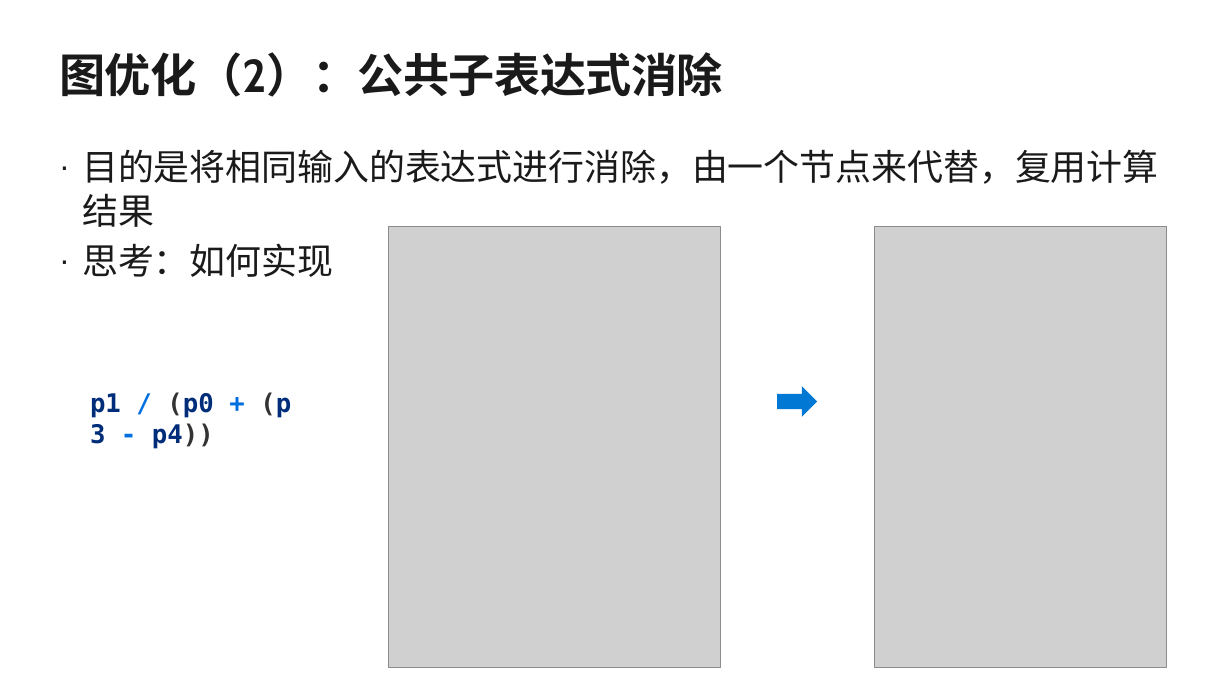
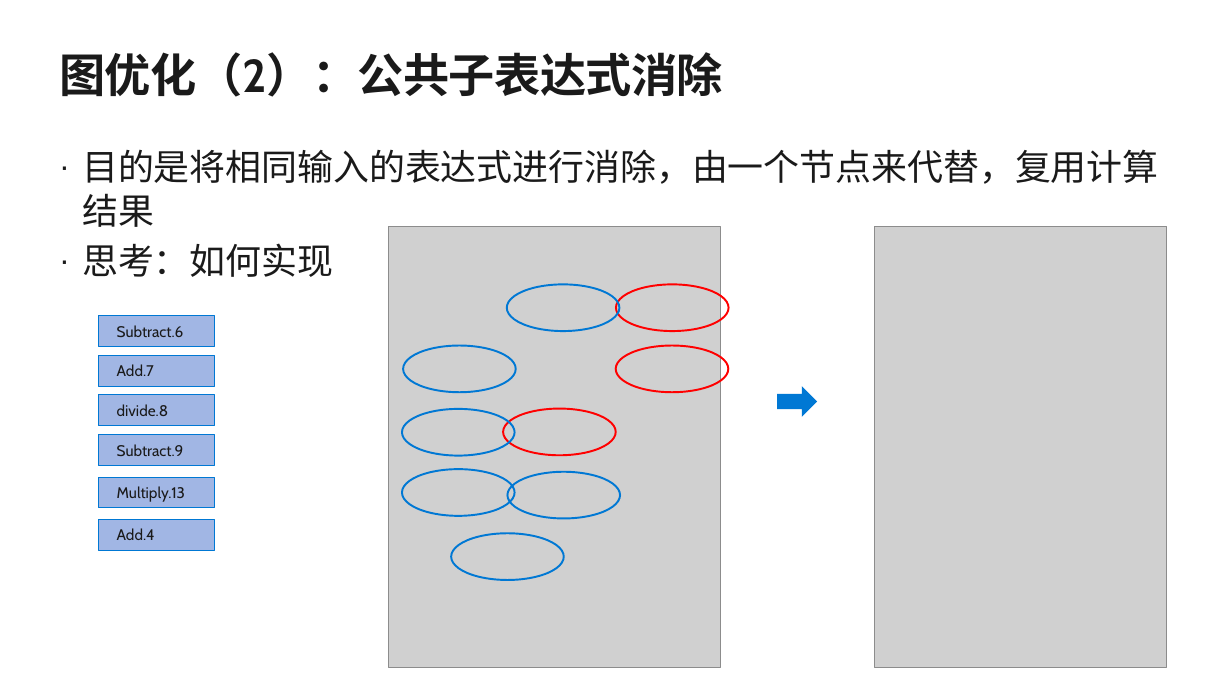
Before and after one commit to microsoft/AI-System, a slide deck: slide 11 of Lectures/AdvancedTopics/SystemforAI-9-Compilation and Optimization.ppsx (slide 10 before the commit). Drawn at 1232x693 pixels with LibreOffice and Linux fonts; fonts in the diff are those of the drawing; grey boxes stand for pictures; background and template pictures are left out. Boxes give left, top, right and bottom in pixels: in the first picture for what was removed or moved away, otherwise in the second. Text is boxed around its words. In the diff, an @@ line names an element or a change of style, - is before the commit and + after.

```diff
--- a/Lectures/AdvancedTopics/SystemforAI-9-Compilation and Optimization.ppsx
+++ b/Lectures/AdvancedTopics/SystemforAI-9-Compilation and Optimization.ppsx
@@ ellipse added at [507, 285, 620, 332], outline #0078D4 1.5 pt @@
@@ ellipse added at [616, 285, 729, 332], outline #FF0000 1.5 pt @@
@@ rectangle added at [98, 316, 214, 347], fill #A2B7E4, outline #0078D4 0.75 pt, 12 pt, text #1A1A1A @@
+Subtract.6
@@ rectangle added at [98, 356, 214, 386], fill #A2B7E4, outline #0078D4 0.75 pt, 12 pt, text #1A1A1A @@
+Add.7
@@ ellipse added at [403, 346, 516, 393], outline #0078D4 1.5 pt @@
@@ ellipse added at [616, 346, 728, 393], outline #FF0000 1.5 pt @@
@@ text removed at [90, 392, 214, 449] @@
-p1 / (p0 + (p3 - p4))
@@ rectangle added at [98, 395, 214, 425], fill #A2B7E4, outline #0078D4 0.75 pt, 12 pt, text #1A1A1A @@
+divide.8
@@ ellipse added at [402, 409, 515, 457], outline #0078D4 1.5 pt @@
@@ ellipse added at [504, 409, 616, 456], outline #FF0000 1.5 pt @@
@@ rectangle added at [98, 434, 214, 465], fill #A2B7E4, outline #0078D4 0.75 pt, 12 pt, text #1A1A1A @@
+Subtract.9
@@ rectangle added at [98, 477, 214, 507], fill #A2B7E4, outline #0078D4 0.75 pt, 12 pt, text #1A1A1A @@
+Multiply.13
@@ ellipse added at [402, 470, 515, 517], outline #0078D4 1.5 pt @@
@@ ellipse added at [507, 472, 620, 519], outline #0078D4 1.5 pt @@
@@ rectangle added at [98, 519, 214, 550], fill #A2B7E4, outline #0078D4 0.75 pt, 12 pt, text #1A1A1A @@
+Add.4
@@ ellipse added at [451, 533, 564, 580], outline #0078D4 1.5 pt @@
```
Also in this commit, not shown: 12 other slides changed, 17 slides added, 7 slides removed, 4 other files.
